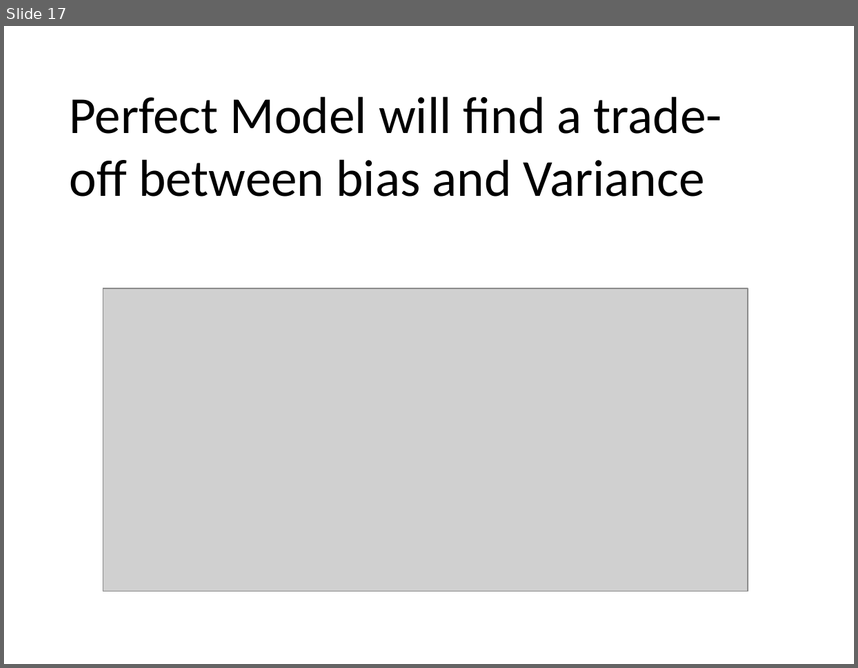
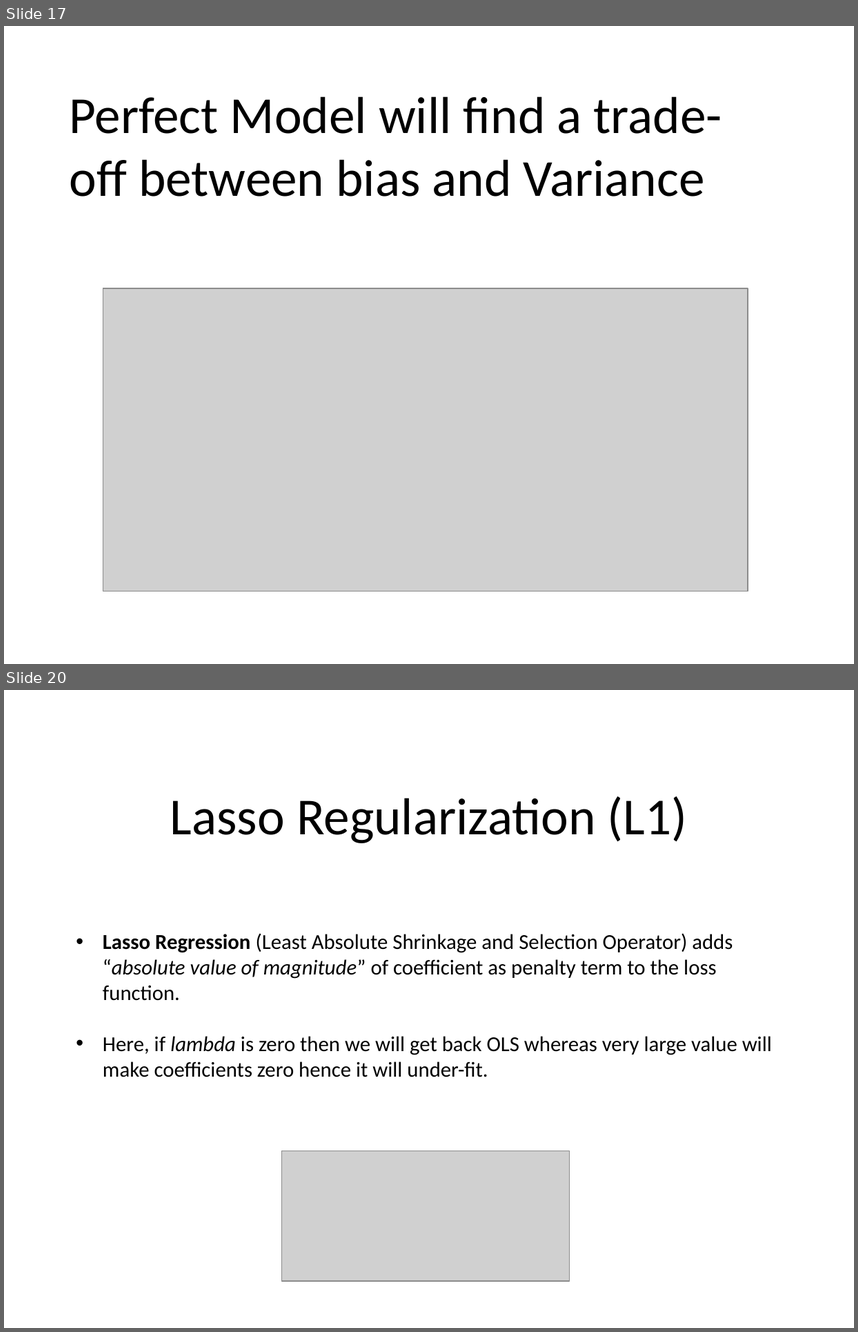
Before and after one commit to AAbbhishekk/IBMCApSTONE, a slide deck: Introduction To Linear Regression.pptx. Shown one above the other, each under a label of ours: slide 17 before the commit, slides 17 and 20 after it; the slides between them are not shown. The pictures are 858x668 and 858x1332 pixels, drawn with LibreOffice and Linux fonts; fonts in the diff are those of the drawing; grey boxes stand for pictures. Boxes give left, top, right and bottom in pixels: in the first picture for what was removed or moved away, otherwise in the second. Text is boxed around its words. In the diff, an @@ line names an element or a change of style, - is before the commit and + after.

```diff
--- a/Introduction To Linear Regression.pptx
+++ b/Introduction To Linear Regression.pptx
@@ slide 20 added at [4, 690, 854, 1328], background #FFFFFF @@
@@ title added at [170, 796, 687, 843], 44 pt, text #000000 @@
+Lasso Regularization (L1)
@@ text added at [103, 933, 772, 1077], 18 pt, text #000000 @@
+• Lasso Regression (Least Absolute Shrinkage and Selection Operator) adds “absolute value of magnitude” of coefficient as penalty term to the loss function.
+• Here, if lambda is zero then we will get back OLS whereas very large value will make coefficients zero hence it will under-fit.
@@ picture added at [282, 1151, 570, 1281] @@
```
Also in this commit, not shown: 4 other slides added.
